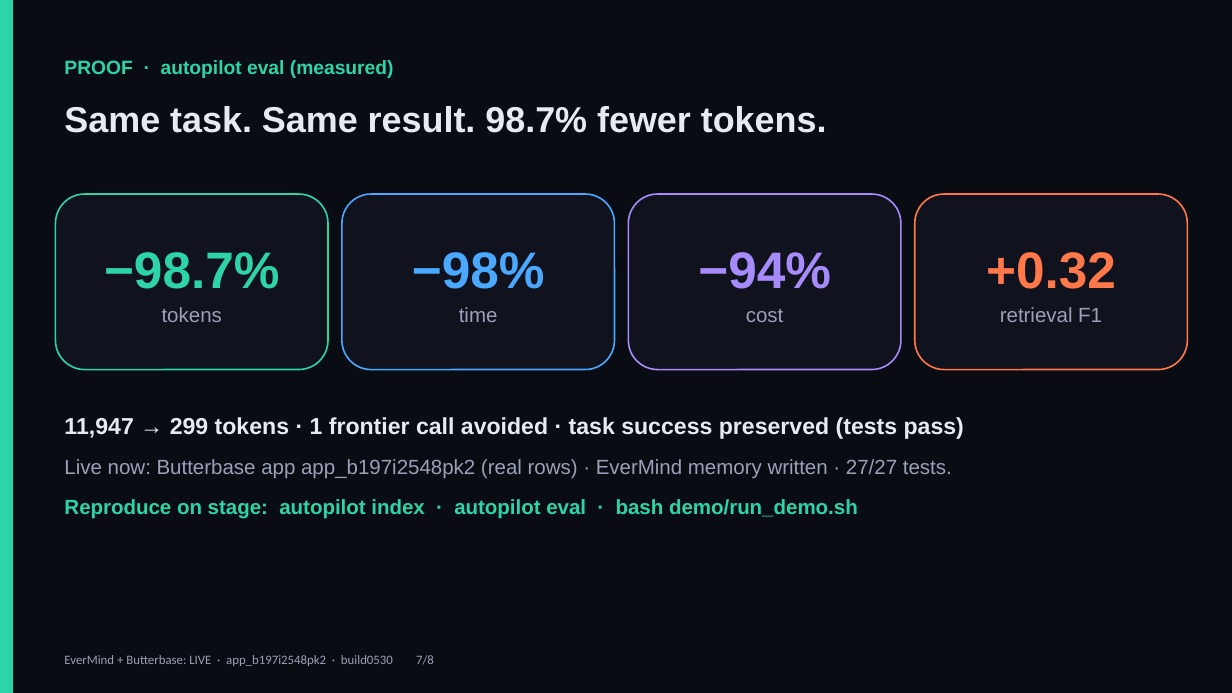
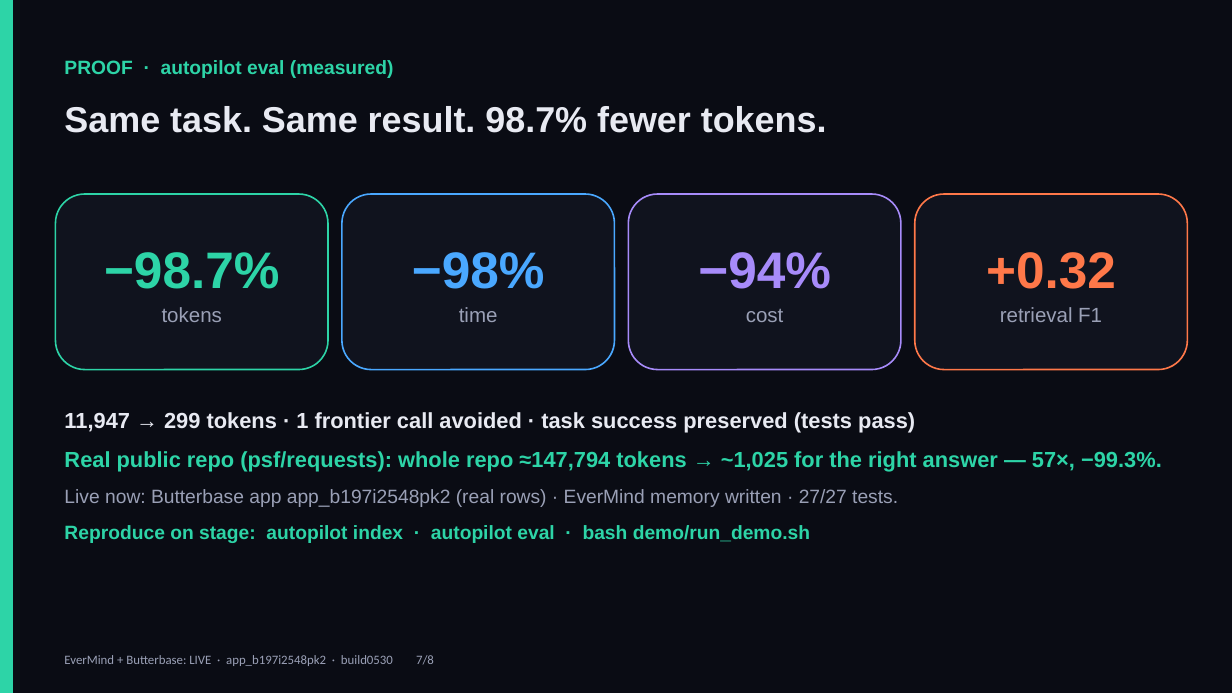
Before and after one commit to OCWC22/context-autopilot, a slide deck: slide 7 of demo/autopilot-slides.pptx. Drawn at 1232x693 pixels with LibreOffice and Linux fonts; fonts in the diff are those of the drawing. Boxes give left, top, right and bottom in pixels: in the first picture for what was removed or moved away, otherwise in the second. Text is boxed around its words. In the diff, an @@ line names an element or a change of style, - is before the commit and + after.

Commit message:
Deck: add real psf/requests benchmark to Proof slide

```diff
--- a/demo/autopilot-slides.pptx
+++ b/demo/autopilot-slides.pptx
@@ text at (64, 412, 915, 543): size 18 to 17 pt in "11,947 → 299 tokens · 1 frontier ..."; size 16 to 15 pt in "Live now: Butterbase app app_b197i2548pk2 (real rows) ...", "Reproduce on stage: autopilot index · autopilot ..."; less space between paragraphs @@
@@ text at (64, 451, 1162, 472): paragraph added @@
+Real public repo (psf/requests): whole repo ≈147,794 tokens → ~1,025 for the right answer — 57×, −99.3%.
```
Also in this commit, not shown: 1 other file.
